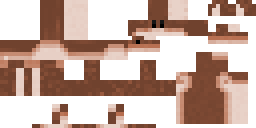
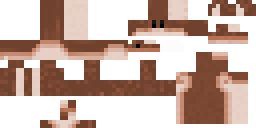
Layered file, before and after one edit (256 × 128). Changes by layer:
renamed "Layer 2" to "oeils", painted on it over (x1=136, y1=36, x2=164, y2=48)
renamed "Layer 3" to "Layer 1", showed it, moved it above "corps", painted on it over (x1=0, y1=36, x2=184, y2=128)
renamed "Layer 1" to "corps", painted on it over (x1=0, y1=36, x2=184, y2=128)
